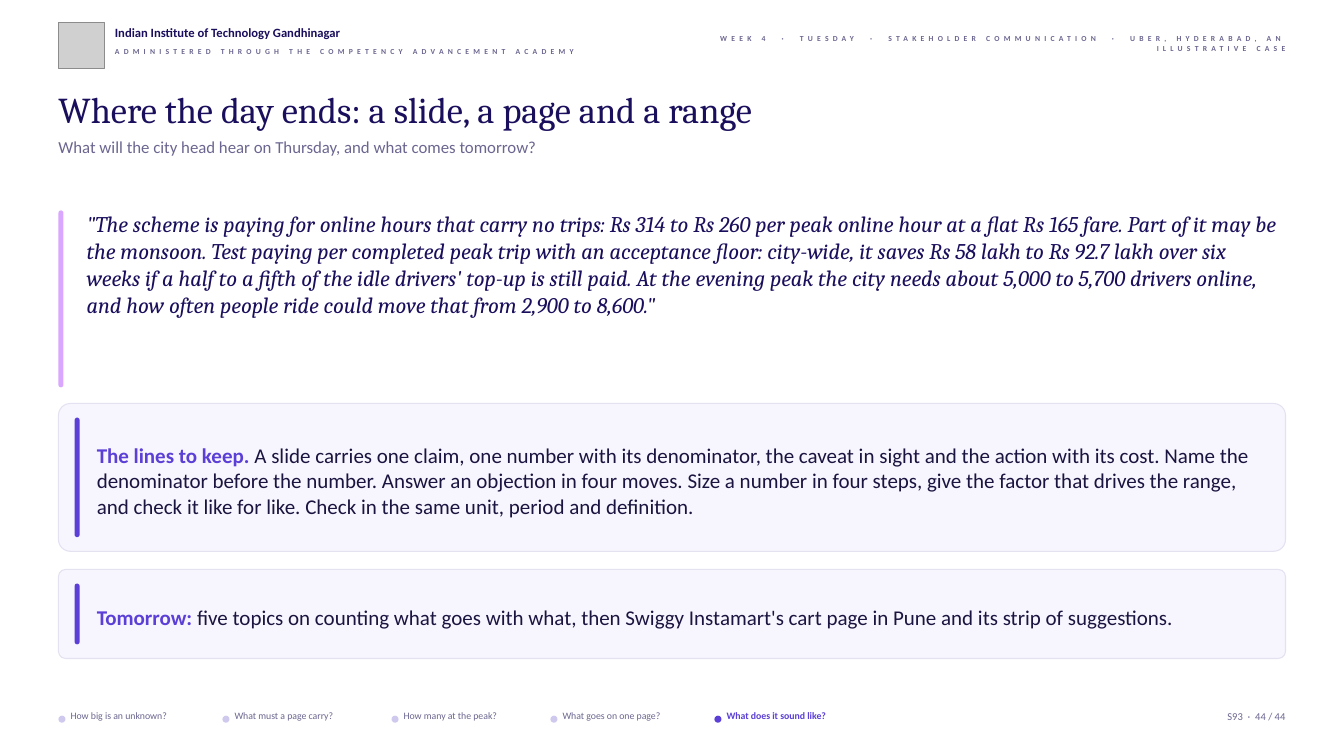
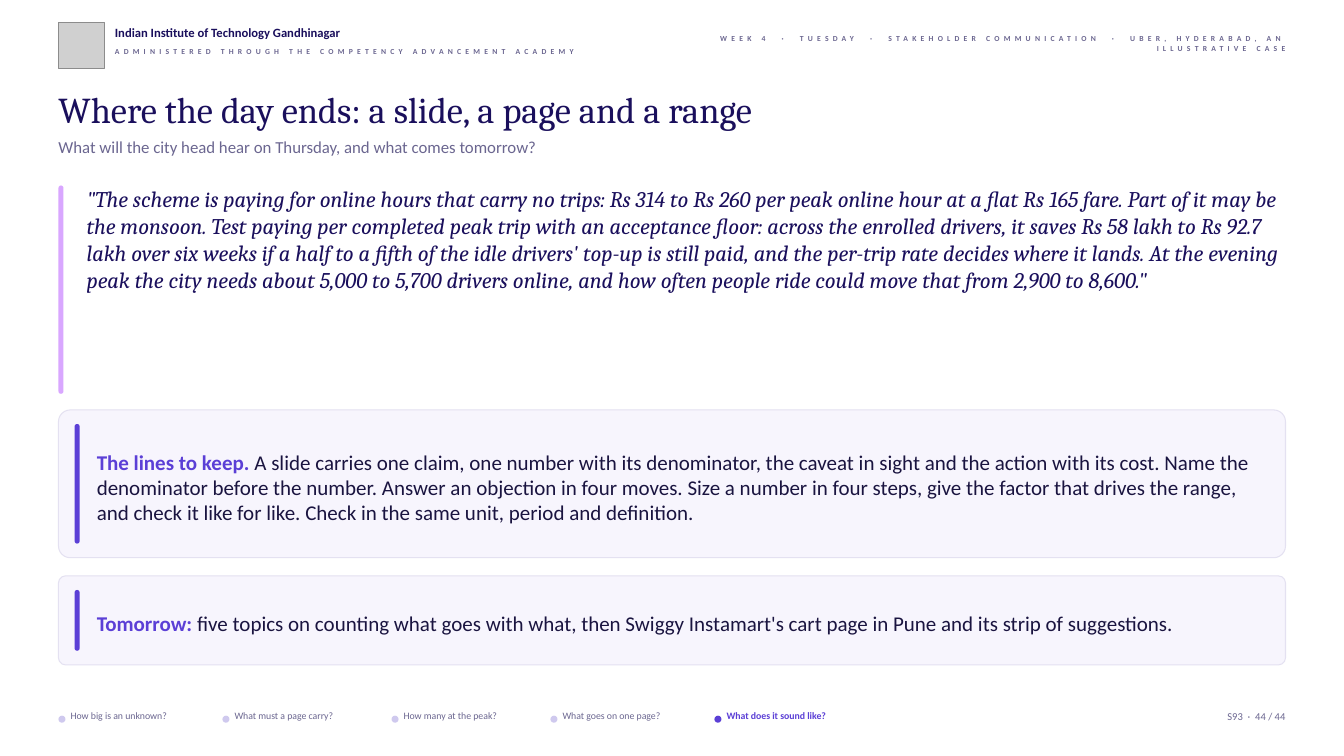
Before and after one commit to fde-academy-lab/c2-content-factory, a slide deck: slide 44 of content/W04/D2/slides/C2_W04_D02_half2_STUDENT.pptx. Drawn at 1344x756 pixels with LibreOffice and Linux fonts; fonts in the diff are those of the drawing; grey boxes stand for pictures; background and template pictures are left out. Boxes give left, top, right and bottom in pixels: in the first picture for what was removed or moved away, otherwise in the second. Text is boxed around its words. In the diff, an @@ line names an element or a change of style, - is before the commit and + after.

```diff
--- a/content/W04/D2/slides/C2_W04_D02_half2_STUDENT.pptx
+++ b/content/W04/D2/slides/C2_W04_D02_half2_STUDENT.pptx
@@ rounded rectangle: place and size @@
-rounded rectangle at (58,211,64,388)
+rounded rectangle at (58,186,64,394)
@@ text at (87,191,1278,293): text changed @@
-"The scheme is paying for online hours that carry no trips: Rs 314 to Rs 260 per peak online hour at a flat Rs 165 fare. Part of it may be the monsoon. Test paying per completed peak trip with an acceptance floor: city-wide, it saves Rs 58 lakh to Rs 92.7 lakh over six weeks if a half to a fifth of the idle drivers' top-up is still paid. At the evening peak the city needs about 5,000 to 5,700 drivers online, and how often people ride could move that from 2,900 to 8,600."
+"The scheme is paying for online hours that carry no trips: Rs 314 to Rs 260 per peak online hour at a flat Rs 165 fare. Part of it may be the monsoon. Test paying per completed peak trip with an acceptance floor: across the enrolled drivers, it saves Rs 58 lakh to Rs 92.7 lakh over six weeks if a half to a fifth of the idle drivers' top-up is still paid, and the per-trip rate decides where it lands. At the evening peak the city needs about 5,000 to 5,700 drivers online, and how often people ride could move that from 2,900 to 8,600."
@@ 4 rounded rectangles, 2 texts: place and size @@
-4 rounded rectangles, 2 texts at (58,403,1286,658)
+4 rounded rectangles, 2 texts at (58,410,1286,664)
```
Also in this commit, not shown: 12 other slides changed, 3 other files.
